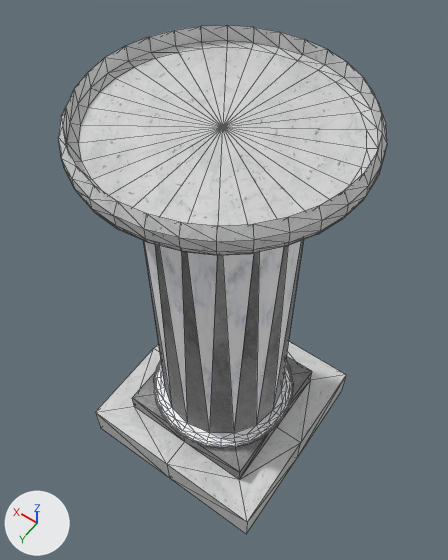
A saved change to the glTF model assets/obj/pillar/pilier.glb.
One viewpoint serves both versions: a 50 mm camera at (-0.94, 1.24, 3.21) aimed at (0.02, -0.1, 1.09). The axes (+X, +Y, +Z) are drawn at lower left. The lights are the same throughout. Mesh edges are drawn as thin lines. Vertices at the same position are counted once.

The first picture shows 'Plan'.
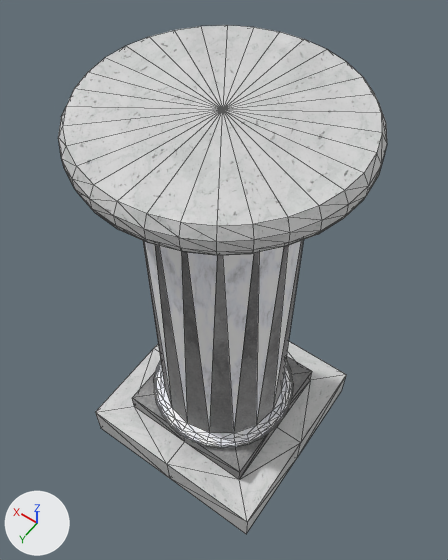
What differs and where, as boxes [x1, y1, x2, y2] in the pictures (448 x 560 px):
part 1 of me_plan, cut back
    both: [63, 25, 382, 226]
part 2 of me_plan, surface changed
    both: [60, 98, 384, 253]

The change, as a list of edits to the scene's bpy script:
```text
Change me_plan:
    used by ob_plan; location = (0.0, 0.0, 0.0)
    remove me_plan.from_pydata(...)  # 639 vertices, 1280 faces; spans x -0.53..0.47, y -0.54..0.47, z 0.02..2.04
    add me_plan.from_pydata(...)  # 575 vertices, 1152 faces; spans x -0.53..0.47, y -0.54..0.47, z 0.02..2.04
    me_plan part 1
    65 vertices are removed from x -0.51..0.45, y -0.52..0.44, z 1.97..1.98
    160 faces are deleted
    1 vertex is added at (-0.03, -0.04, 2.04)
    32 new faces join them, mat_socle___marbre (picture img_marble)
    me_plan part 2: 496 kept faces spanning x -0.53..0.47, y -0.54..0.47, z 1.91..2.04 get new texture (UV) coordinates
```
